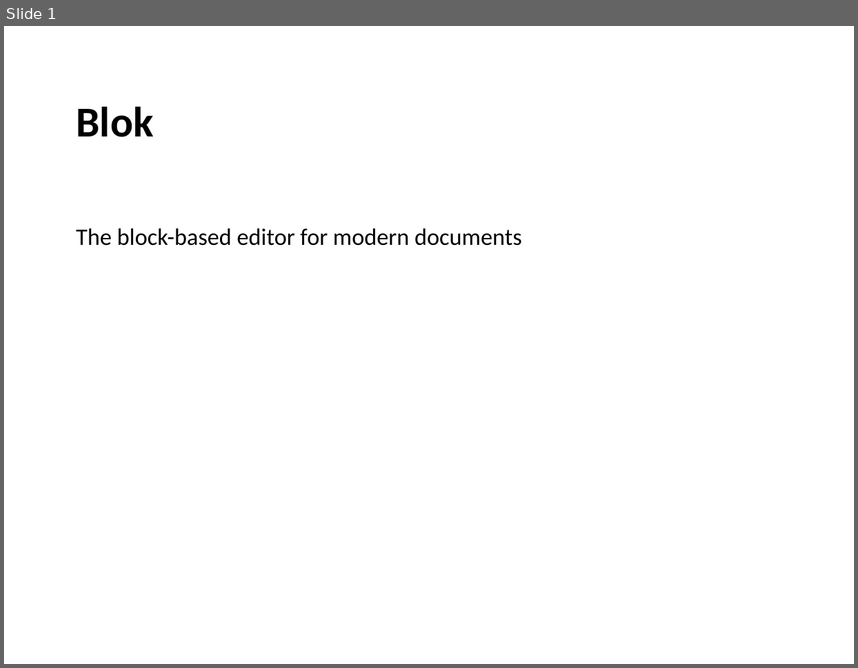
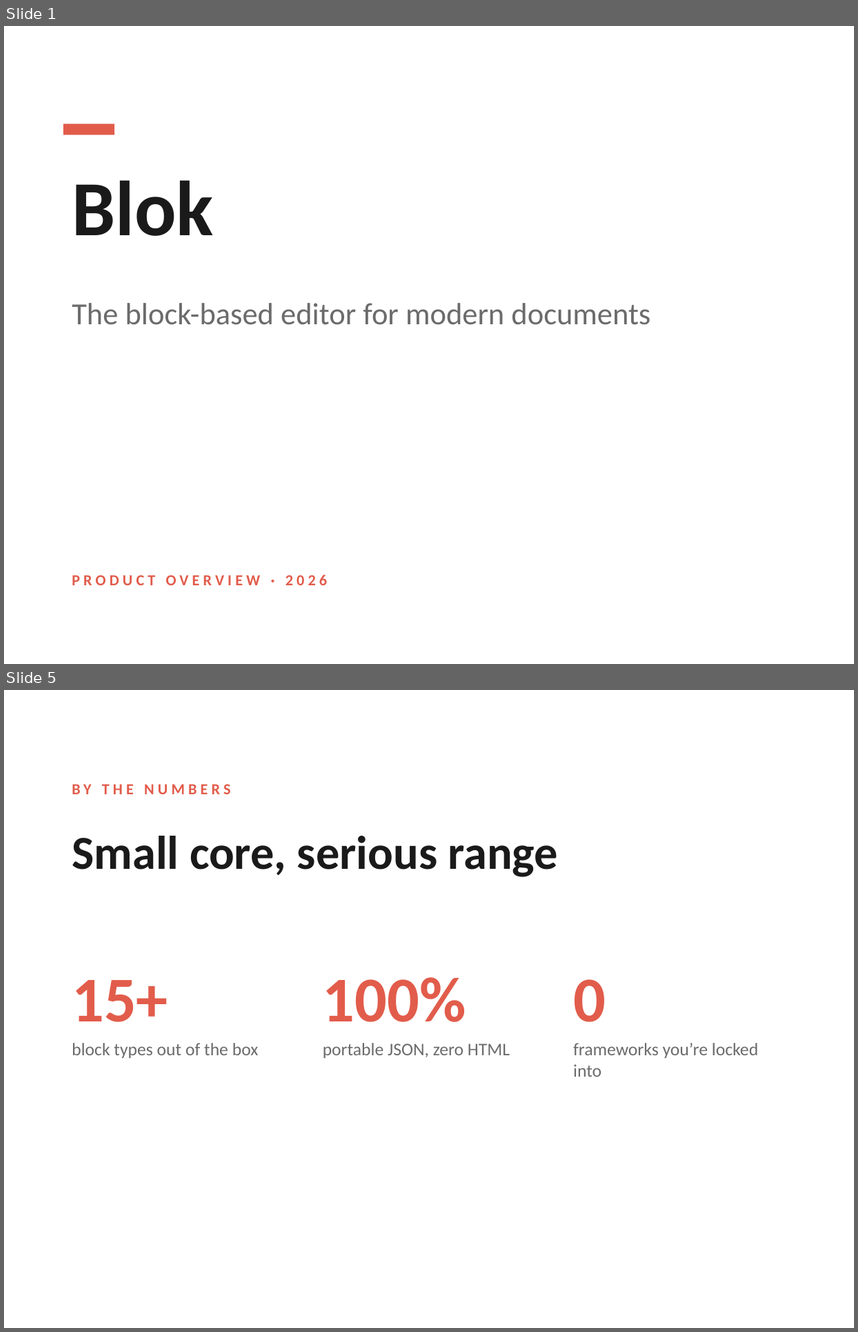
Before and after one commit to JackUait/blok, a slide deck: public/samples/pitch-deck.pptx. Shown one above the other, each under a label of ours: slide 1 before the commit, slides 1 and 5 after it; the slides between them are not shown. The pictures are 858x668 and 858x1332 pixels, drawn with LibreOffice and Linux fonts; fonts in the diff are those of the drawing. Boxes give left, top, right and bottom in pixels: in the first picture for what was removed or moved away, otherwise in the second. Text is boxed around its words. In the diff, an @@ line names an element or a change of style, - is before the commit and + after.

```diff
--- a/public/samples/pitch-deck.pptx
+++ b/public/samples/pitch-deck.pptx
@@ slide 5 added at [4,690,854,1328], background #FFFFFF @@
@@ text added at [72,784,230,794], 13 pt, text #E25C4B, bold @@
+BY THE NUMBERS
@@ text added at [72,836,558,877], 40 pt, text #1A1A1A, bold @@
+Small core, serious range
@@ text added at [323,977,510,1058], 15 pt, text #6B6B6B @@
+100%
+portable JSON, zero HTML
@@ text added at [573,979,758,1076], 15 pt, text #6B6B6B @@
+0
+frameworks you’re locked into
@@ text added at [72,980,259,1058], 15 pt, text #6B6B6B @@
+15+
+block types out of the box
@@ slide 1 changed as well @@
@@ rectangle added at [63,124,114,135], fill #E25C4B @@
@@ text "Blok": place and size @@
-text "Blok" at [76,106,153,137]
+text "Blok" at [72,180,214,236]
@@ text "Blok" at [72,180,214,236]: size 36 to 66 pt, text colour #000000 to #1A1A1A; more space between paragraphs @@
@@ text "The block-based editor for modern ...": place and size @@
-text "The block-based editor for modern ..." at [76,228,522,245]
+text "The block-based editor for modern ..." at [72,303,651,325]
@@ text "The block-based editor for modern ..." at [72,303,651,325]: size 20 to 26 pt, text colour #000000 to #6B6B6B; more space between paragraphs @@
@@ text added at [72,575,327,585], 13 pt, text #E25C4B, bold @@
+PRODUCT OVERVIEW · 2026
```
Also in this commit, not shown: 5 other slides added, 2 slides removed, 5 other files.
